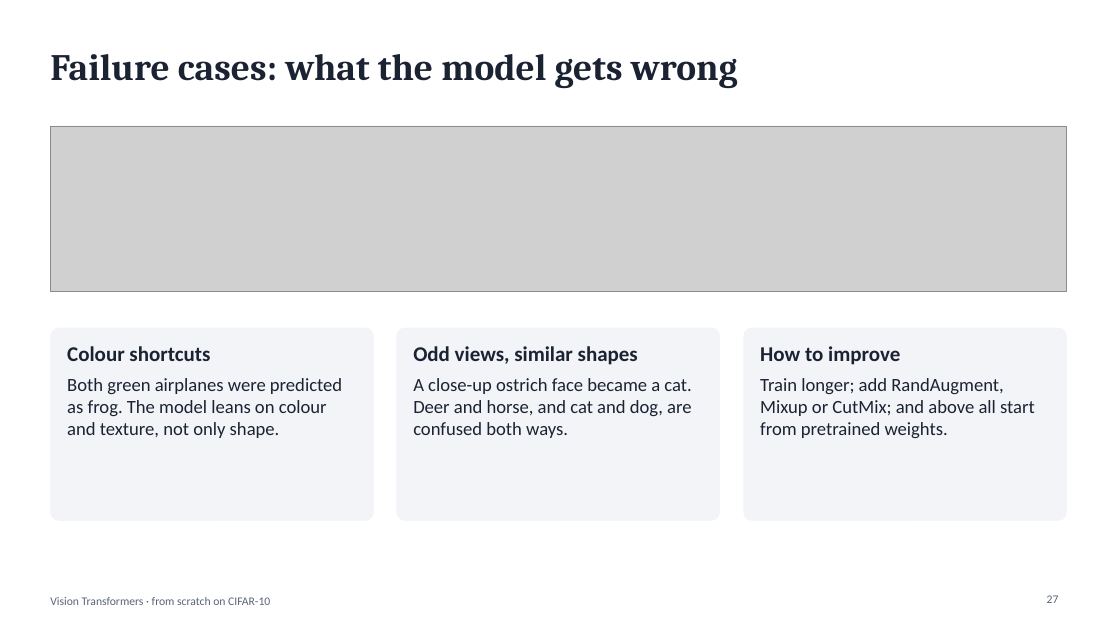
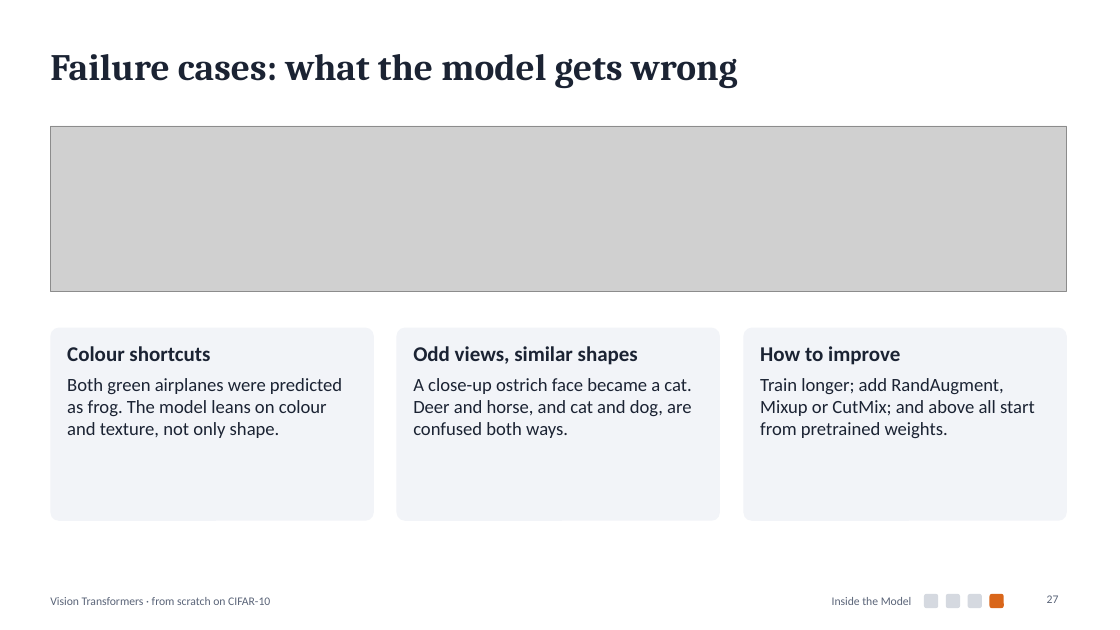
Before and after one commit to muhammadammar33/DL-presentation, a slide deck: slide 27 of ViT_Presentation.pptx. Drawn at 1120x630 pixels with LibreOffice and Linux fonts; fonts in the diff are those of the drawing; grey boxes stand for pictures. Boxes give left, top, right and bottom in pixels: in the first picture for what was removed or moved away, otherwise in the second. Text is boxed around its words. In the diff, an @@ line names an element or a change of style, - is before the commit and + after.

```diff
--- a/ViT_Presentation.pptx
+++ b/ViT_Presentation.pptx
@@ text added at [832, 597, 912, 605], 10 pt, text #5A6478 @@
+Inside the Model
@@ rounded rectangle added at [924, 594, 939, 608], fill #D5D9E0 @@
@@ rounded rectangle added at [946, 594, 960, 608], fill #D5D9E0 @@
@@ rounded rectangle added at [968, 594, 982, 608], fill #D5D9E0 @@
@@ rounded rectangle added at [990, 594, 1004, 608], fill #D9661A @@
```
Also in this commit, not shown: 21 other slides changed, 3 other files.
